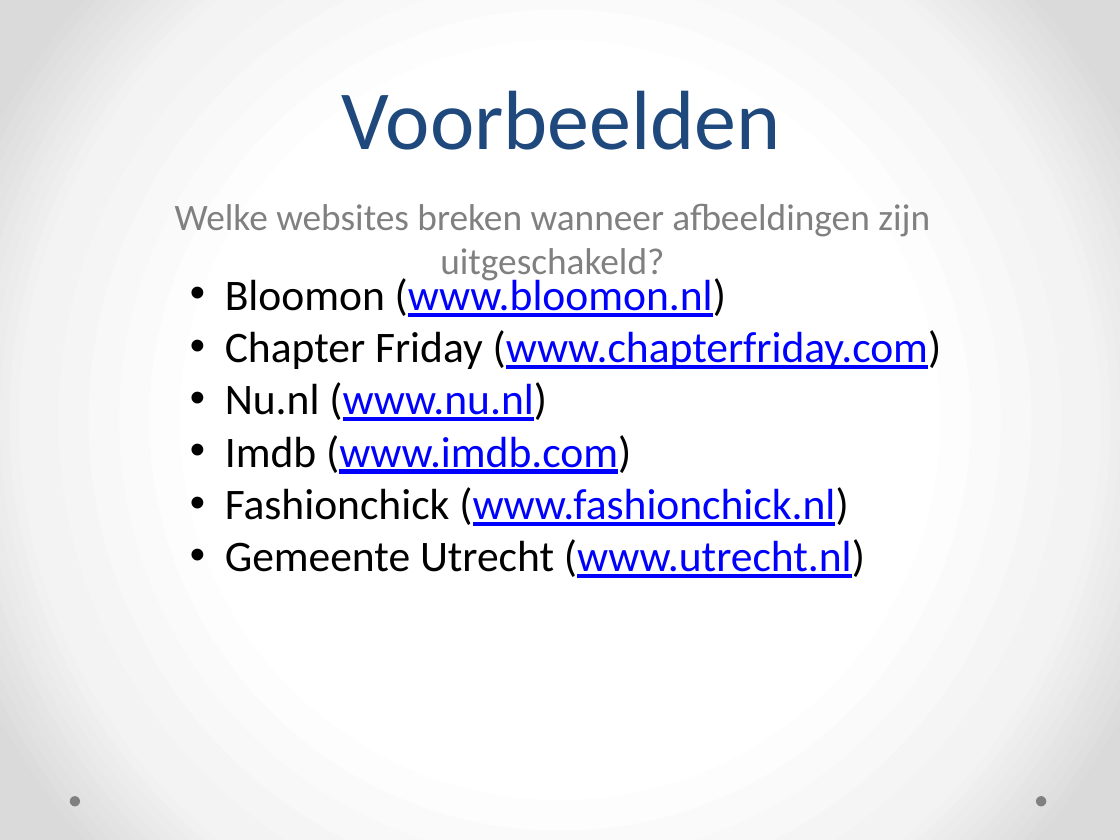
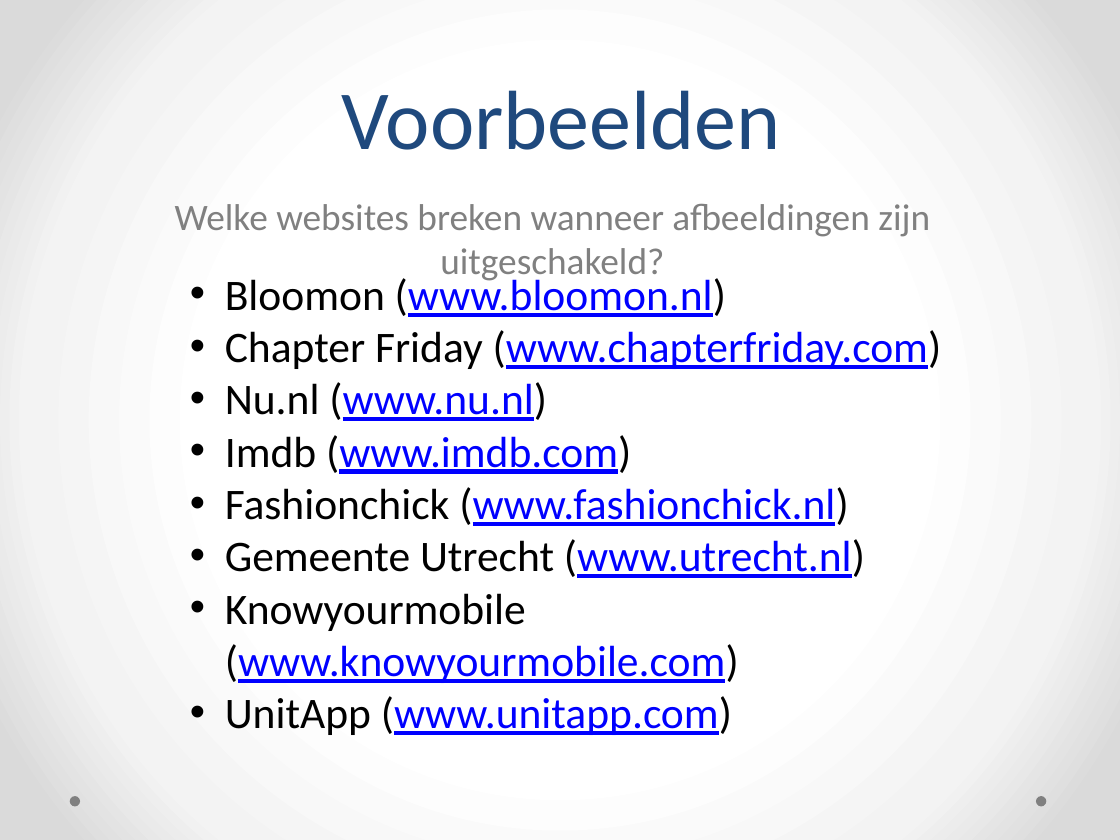
Before and after one commit to Raymond179/bt, a slide deck: slide 4 of opdracht1-1/afbeeldingen.pptx. Drawn at 1120x840 pixels with LibreOffice and Linux fonts; fonts in the diff are those of the drawing. Boxes give left, top, right and bottom in pixels: in the first picture for what was removed or moved away, otherwise in the second. Text is boxed around its words. In the diff, an @@ line names an element or a change of style, - is before the commit and + after.

```diff
--- a/opdracht1-1/afbeeldingen.pptx
+++ b/opdracht1-1/afbeeldingen.pptx
@@ text at (x1=225, y1=593, x2=739, y2=735): paragraphs added @@
+• Knowyourmobile (www.knowyourmobile.com)
+• UnitApp (www.unitapp.com)
```
Also in this commit, not shown: 1 other file.
